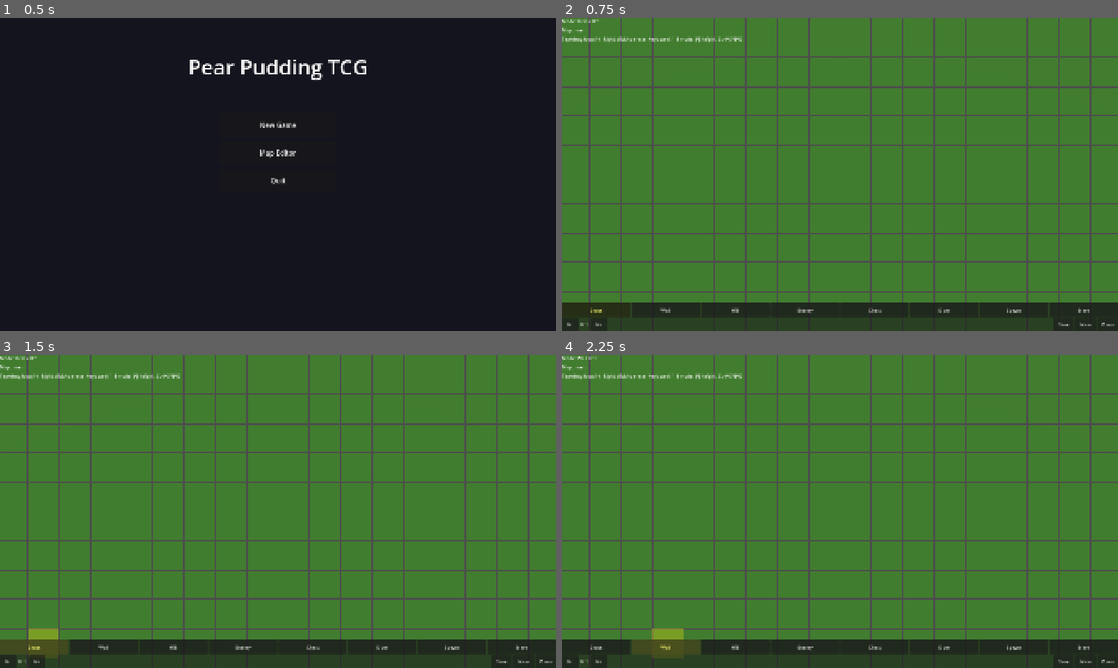
Above: before the commit, frames 1-4 (two rows, left to right).
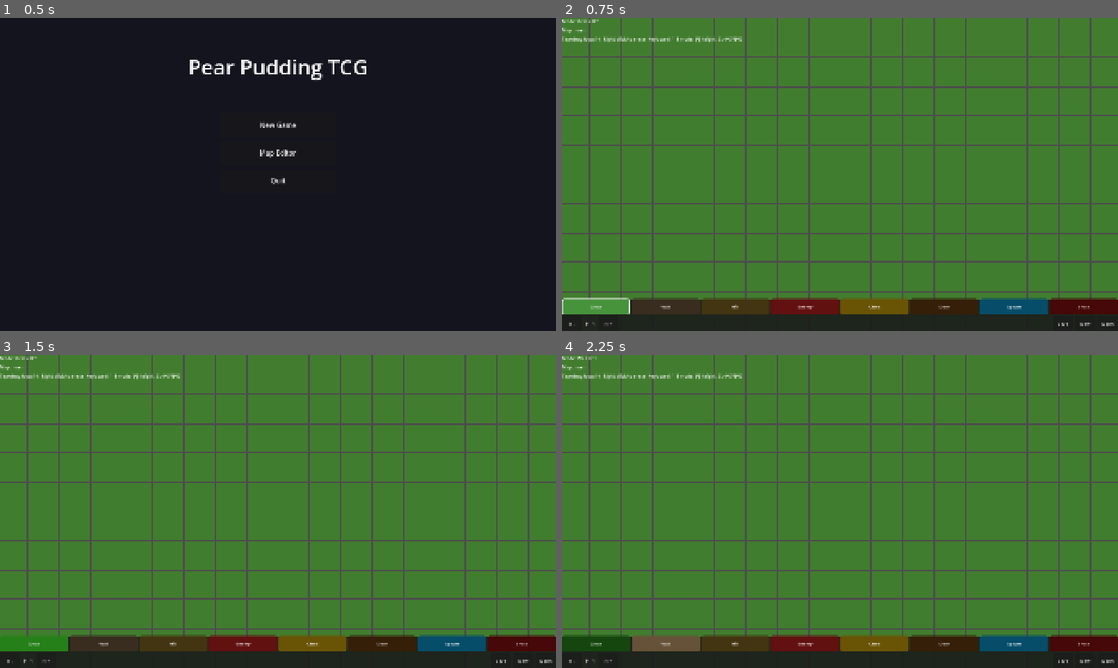
Above: after the commit, the same moments.

Repository: ChrisPauly97/pear-pudding-godot
Game: Godot game, scene res://scenes/ui/MenuScene.tscn
Two runs of this game, one before a commit and one after it. Both use one fixed random seed, a clock stepped at 60 frames per second and the inputs below.
Inputs:
- Up to frame 1 (0.5 s): no input
- Up to frame 2 (0.75 s): click "Map Editor" at 0.5 s
- Up to frame 3 (1.5 s): click "Grass" at 1.25 s
- Up to frame 4 (2.25 s): click "Wall" at 2 s

Frame 1 is identical in both runs. In frame 2, 7.7% of the frame differs, in the area x 0-100%, y 89-100%; in frame 3, 8.0%; in frame 4, 8.4%, in the area x 0-100%, y 87-100%.

Commit message:
Fix mobile editor: per-tile updates, proper button styles, unhandled input
Performance:
- Replace full _rebuild_visuals() on every paint with _update_tile_visual(tx, tz)
  that swaps only the one changed mesh — fixes drag lag on Android
- Shared materials created once in _ready instead of per-rebuild
- _last_painted_tile deduplication skips redundant paints when dragging over same tile

Button clarity:
- StyleBoxFlat per button with each mode's distinct color (dark when inactive, bright+white border when active)
- Larger touch targets: mode buttons 56px tall, control row 50px
- White font, larger font size (15-18px)

Touch correctness:
- Moved mouse/touch handling to _unhandled_input so tapping a toolbar button
  doesn't also fire a paint on the map tile underneath
- Touch release resets _last_painted_tile for clean next stroke

https://claude.ai/code/session_01PFAr8iKqUt12XUnJBoWqHV

Diff:
--- a/scenes/ui/MapEditorScene.gd
+++ b/scenes/ui/MapEditorScene.gd
@@ -6,6 +6,7 @@
 var _current_map_name: String = "main"
 var _paint_mode: int = 0  # 0=grass, 1=wall, 2=hill, 3=enemy, 4=chest, 5=door, 6=spawn, 7=erase
 var _paint_height: int = 1
+var _last_painted_tile: Vector2i = Vector2i(-1, -1)
 
 @onready var _camera: Camera3D = $Camera3D
 @onready var _hud: CanvasLayer = $HUD
@@ -16,16 +17,44 @@
 var _entity_markers: Node3D
 var _highlight_mesh: MeshInstance3D
 
+# Per-tile mesh lookup so we can update one tile without rebuilding all 10,000
+var _tile_mesh_map: Dictionary = {}
+
+# Shared materials created once
+var _grass_mat: StandardMaterial3D
+var _wall_mat: StandardMaterial3D
+var _hill_mat: StandardMaterial3D
+
 # Mobile toolbar
 var _toolbar: Control
 var _mode_buttons: Array[Button] = []
+var _btn_normal_styles: Array[StyleBoxFlat] = []
+var _btn_active_styles: Array[StyleBoxFlat] = []
 var _height_label: Label
+
+var _mode_colors: Array[Color] = [
+	Color(0.15, 0.5, 0.1),   # grass
+	Color(0.4, 0.32, 0.22),  # wall
+	Color(0.48, 0.38, 0.12), # hill
+	Color(0.7, 0.12, 0.12),  # enemy
+	Color(0.75, 0.6, 0.04),  # chest
+	Color(0.38, 0.22, 0.06), # door
+	Color(0.04, 0.55, 0.75), # spawn
+	Color(0.5, 0.06, 0.06),  # erase
+]
 
 func _ready() -> void:
 	_tile_meshes = Node3D.new()
 	add_child(_tile_meshes)
 	_entity_markers = Node3D.new()
 	add_child(_entity_markers)
+
+	_grass_mat = StandardMaterial3D.new()
+	_grass_mat.albedo_color = Color(0.3, 0.6, 0.2)
+	_wall_mat = StandardMaterial3D.new()
+	_wall_mat.albedo_color = Color(0.5, 0.4, 0.35)
+	_hill_mat = StandardMaterial3D.new()
+	_hill_mat.albedo_color = Color(0.5, 0.4, 0.2)
 
 	_create_highlight()
 	_load_map(_current_map_name)
@@ -49,37 +78,62 @@
 	_highlight_mesh.position.y = 0.05
 	add_child(_highlight_mesh)
 
+func _make_style(color: Color, border: bool) -> StyleBoxFlat:
+	var s := StyleBoxFlat.new()
+	s.bg_color = color
+	s.set_corner_radius_all(8)
+	s.content_margin_top = 6.0
+	s.content_margin_bottom = 6.0
+	s.content_margin_left = 4.0
+	s.content_margin_right = 4.0
+	if border:
+		s.border_width_top = 3
+		s.border_width_bottom = 3
+		s.border_width_left = 3
+		s.border_width_right = 3
+		s.border_color = Color.WHITE
+	return s
+
 func _build_mobile_toolbar() -> void:
 	_toolbar = PanelContainer.new()
 	_toolbar.set_anchors_preset(Control.PRESET_BOTTOM_WIDE)
 	_toolbar.grow_vertical = Control.GROW_DIRECTION_BEGIN
 
+	var panel_style := StyleBoxFlat.new()
+	panel_style.bg_color = Color(0.1, 0.1, 0.1, 0.88)
+	_toolbar.add_theme_stylebox_override("panel", panel_style)
+
 	var vbox := VBoxContainer.new()
-	vbox.add_theme_constant_override("separation", 4)
+	vbox.add_theme_constant_override("separation", 6)
+	vbox.add_theme_constant_override("margin_top", 6)
+	vbox.add_theme_constant_override("margin_bottom", 6)
+	vbox.add_theme_constant_override("margin_left", 6)
+	vbox.add_theme_constant_override("margin_right", 6)
 	_toolbar.add_child(vbox)
+
+	var mode_names: Array[String] = ["Grass", "Wall", "Hill", "Enemy", "Chest", "Door", "Spawn", "Erase"]
 
 	# Row 1: mode buttons
 	var mode_row := HBoxContainer.new()
-	mode_row.add_theme_constant_override("separation", 4)
+	mode_row.add_theme_constant_override("separation", 5)
 	vbox.add_child(mode_row)
 
-	var mode_names := ["Grass", "Wall", "Hill", "Enemy", "Chest", "Door", "Spawn", "Erase"]
-	var mode_colors := [
-		Color(0.3, 0.65, 0.25),   # grass green
-		Color(0.5, 0.4, 0.3),     # wall brown
-		Color(0.55, 0.45, 0.2),   # hill tan
-		Color(0.8, 0.2, 0.2),     # enemy red
-		Color(0.85, 0.7, 0.1),    # chest gold
-		Color(0.45, 0.28, 0.1),   # door brown
-		Color(0.1, 0.7, 0.85),    # spawn cyan
-		Color(0.5, 0.1, 0.1),     # erase dark red
-	]
-
 	for i in mode_names.size():
+		var col: Color = _mode_colors[i]
+		var normal_style := _make_style(col.darkened(0.45), false)
+		var active_style := _make_style(col.lightened(0.15), true)
+		_btn_normal_styles.append(normal_style)
+		_btn_active_styles.append(active_style)
+
 		var btn := Button.new()
 		btn.text = mode_names[i]
-		btn.custom_minimum_size = Vector2(72, 48)
+		btn.custom_minimum_size = Vector2(0, 56)
 		btn.size_flags_horizontal = Control.SIZE_EXPAND_FILL
+		btn.add_theme_stylebox_override("normal", normal_style)
+		btn.add_theme_stylebox_override("hover", _make_style(col, false))
+		btn.add_theme_stylebox_override("pressed", active_style)
+		btn.add_theme_color_override("font_color", Color.WHITE)
+		btn.add_theme_font_size_override("font_size", 15)
 		var idx := i
 		btn.pressed.connect(func(): _set_mode(idx))
 		_mode_buttons.append(btn)
@@ -87,25 +141,29 @@
 
 	# Row 2: height controls + file ops
 	var ctrl_row := HBoxContainer.new()
-	ctrl_row.add_theme_constant_override("separation", 4)
+	ctrl_row.add_theme_constant_override("separation", 5)
 	vbox.add_child(ctrl_row)
 
 	var h_minus := Button.new()
-	h_minus.text = "H-"
-	h_minus.custom_minimum_size = Vector2(56, 44)
+	h_minus.text = "H -"
+	h_minus.custom_minimum_size = Vector2(68, 50)
+	h_minus.add_theme_font_size_override("font_size", 16)
 	h_minus.pressed.connect(_height_down)
 	ctrl_row.add_child(h_minus)
 
 	_height_label = Label.new()
-	_height_label.text = "H:1"
-	_height_label.custom_minimum_size = Vector2(36, 44)
+	_height_label.text = "H: 1"
+	_height_label.custom_minimum_size = Vector2(48, 50)
 	_height_label.horizontal_alignment = HORIZONTAL_ALIGNMENT_CENTER
 	_height_label.vertical_alignment = VERTICAL_ALIGNMENT_CENTER
+	_height_label.add_theme_color_override("font_color", Color.WHITE)
+	_height_label.add_theme_font_size_override("font_size", 18)
 	ctrl_row.add_child(_height_label)
 
 	var h_plus := Button.new()
-	h_plus.text = "H+"
-	h_plus.custom_minimum_size = Vector2(56, 44)
+	h_plus.text = "H +"
+	h_plus.custom_minimum_size = Vector2(68, 50)
+	h_plus.add_theme_font_size_override("font_size", 16)
 	h_plus.pressed.connect(_height_up)
 	ctrl_row.add_child(h_plus)
 
@@ -113,23 +171,13 @@
 	spacer.size_flags_horizontal = Control.SIZE_EXPAND_FILL
 	ctrl_row.add_child(spacer)
 
-	var save_btn := Button.new()
-	save_btn.text = "Save"
-	save_btn.custom_minimum_size = Vector2(72, 44)
-	save_btn.pressed.connect(_save_map)
-	ctrl_row.add_child(save_btn)
-
-	var new_btn := Button.new()
-	new_btn.text = "New"
-	new_btn.custom_minimum_size = Vector2(72, 44)
-	new_btn.pressed.connect(_new_map_dialog)
-	ctrl_row.add_child(new_btn)
-
-	var open_btn := Button.new()
-	open_btn.text = "Open"
-	open_btn.custom_minimum_size = Vector2(72, 44)
-	open_btn.pressed.connect(_show_map_list)
-	ctrl_row.add_child(open_btn)
+	for pair in [["Save", _save_map], ["New", _new_map_dialog], ["Open", _show_map_list]]:
+		var btn := Button.new()
+		btn.text = pair[0]
+		btn.custom_minimum_size = Vector2(72, 50)
+		btn.add_theme_font_size_override("font_size", 16)
+		btn.pressed.connect(pair[1])
+		ctrl_row.add_child(btn)
 
 	_hud.add_child(_toolbar)
 	_refresh_mode_buttons()
@@ -143,18 +191,18 @@
 	for i in _mode_buttons.size():
 		var btn := _mode_buttons[i]
 		if i == _paint_mode:
-			btn.modulate = Color(1.4, 1.4, 0.5)
+			btn.add_theme_stylebox_override("normal", _btn_active_styles[i])
 		else:
-			btn.modulate = Color.WHITE
+			btn.add_theme_stylebox_override("normal", _btn_normal_styles[i])
 
 func _height_up() -> void:
 	_paint_height = min(_paint_height + 1, 4)
-	_height_label.text = "H:%d" % _paint_height
+	_height_label.text = "H: %d" % _paint_height
 	_update_hud()
 
 func _height_down() -> void:
 	_paint_height = max(_paint_height - 1, 1)
-	_height_label.text = "H:%d" % _paint_height
+	_height_label.text = "H: %d" % _paint_height
 	_update_hud()
 
 func _load_map(name: String) -> void:
@@ -166,47 +214,51 @@
 func _rebuild_visuals() -> void:
 	for c in _tile_meshes.get_children():
 		c.queue_free()
+	_tile_mesh_map.clear()
 	for c in _entity_markers.get_children():
 		c.queue_free()
 
-	var grass_mat := StandardMaterial3D.new()
-	grass_mat.albedo_color = Color(0.3, 0.6, 0.2)
-	var wall_mat := StandardMaterial3D.new()
-	wall_mat.albedo_color = Color(0.5, 0.4, 0.35)
-	var hill_mat := StandardMaterial3D.new()
-	hill_mat.albedo_color = Color(0.5, 0.4, 0.2)
-
 	for tz in range(WorldMap.MAP_HEIGHT):
 		for tx in range(WorldMap.MAP_WIDTH):
-			var tile := _world_map.get_tile(tx, tz)
-			var mi := MeshInstance3D.new()
-			var mesh: Mesh
-			if tile == WorldMap.TILE_WALL:
-				var h := _world_map.get_height(tx, tz)
-				var box := BoxMesh.new()
-				box.size = Vector3(IsoConst.TILE_SIZE * 0.95, h * 0.625, IsoConst.TILE_SIZE * 0.95)
-				mesh = box
-				mi.material_override = wall_mat
-				mi.position = Vector3(
-					tx * IsoConst.TILE_SIZE + IsoConst.TILE_SIZE * 0.5,
-					h * 0.625 * 0.5,
-					tz * IsoConst.TILE_SIZE + IsoConst.TILE_SIZE * 0.5
-				)
-			else:
-				var plane := PlaneMesh.new()
-				plane.size = Vector2(IsoConst.TILE_SIZE * 0.95, IsoConst.TILE_SIZE * 0.95)
-				mesh = plane
-				mi.material_override = hill_mat if tile == WorldMap.TILE_HILL else grass_mat
-				mi.position = Vector3(
-					tx * IsoConst.TILE_SIZE + IsoConst.TILE_SIZE * 0.5,
-					0.01,
-					tz * IsoConst.TILE_SIZE + IsoConst.TILE_SIZE * 0.5
-				)
-			mi.mesh = mesh
+			var mi := _make_tile_mesh(tx, tz)
 			_tile_meshes.add_child(mi)
-
-	# Entity markers
+			_tile_mesh_map[Vector2i(tx, tz)] = mi
+
 	_add_entity_markers()
+
+func _make_tile_mesh(tx: int, tz: int) -> MeshInstance3D:
+	var tile := _world_map.get_tile(tx, tz)
+	var mi := MeshInstance3D.new()
+	if tile == WorldMap.TILE_WALL:
+		var h := _world_map.get_height(tx, tz)
+		var box := BoxMesh.new()
+		box.size = Vector3(IsoConst.TILE_SIZE * 0.95, h * 0.625, IsoConst.TILE_SIZE * 0.95)
+		mi.mesh = box
+		mi.material_override = _wall_mat
+		mi.position = Vector3(
+			tx * IsoConst.TILE_SIZE + IsoConst.TILE_SIZE * 0.5,
+			h * 0.625 * 0.5,
+			tz * IsoConst.TILE_SIZE + IsoConst.TILE_SIZE * 0.5
+		)
+	else:
+		var plane := PlaneMesh.new()
+		plane.size = Vector2(IsoConst.TILE_SIZE * 0.95, IsoConst.TILE_SIZE * 0.95)
+		mi.mesh = plane
+		mi.material_override = _hill_mat if tile == WorldMap.TILE_HILL else _grass_mat
+		mi.position = Vector3(
+			tx * IsoConst.TILE_SIZE + IsoConst.TILE_SIZE * 0.5,
+			0.01,
+			tz * IsoConst.TILE_SIZE + IsoConst.TILE_SIZE * 0.5
+		)
+	return mi
+
+func _update_tile_visual(tx: int, tz: int) -> void:
+	var key := Vector2i(tx, tz)
+	if _tile_mesh_map.has(key):
+		(_tile_mesh_map[key] as MeshInstance3D).queue_free()
+	var mi := _make_tile_mesh(tx, tz)
+	_tile_meshes.add_child(mi)
+	_tile_mesh_map[key] = mi
 
 func _add_entity_markers() -> void:
 	for e in _world_map.enemies:
@@ -240,6 +292,7 @@
 	var modes := ["Grass", "Wall", "Hill", "Enemy", "Chest", "Door", "Spawn", "Erase"]
 	_mode_label.text = "Mode: %s  H:%d" % [modes[_paint_mode], _paint_height]
 
+# Keyboard shortcuts only
 func _input(event: InputEvent) -> void:
 	if event is InputEventKey and event.pressed:
 		match event.keycode:
@@ -257,10 +310,13 @@
 			KEY_N when event.ctrl_pressed: _new_map_dialog()
 			KEY_O when event.ctrl_pressed: _show_map_list()
 
+# Touch and mouse handled here so UI buttons don't also trigger a paint
+func _unhandled_input(event: InputEvent) -> void:
 	if event is InputEventMouseButton and event.pressed:
 		var tile := _screen_to_tile(event.position)
 		if tile.x >= 0:
 			if event.button_index == MOUSE_BUTTON_LEFT:
+				_last_painted_tile = Vector2i(-1, -1)
 				_paint_tile(tile.x, tile.y)
 			elif event.button_index == MOUSE_BUTTON_RIGHT:
 				_erase_tile(tile.x, tile.y)
@@ -268,28 +324,33 @@
 	if event is InputEventMouseMotion:
 		var tile := _screen_to_tile(event.position)
 		if tile.x >= 0:
-			_highlight_mesh.position = Vector3(
-				tile.x * IsoConst.TILE_SIZE + IsoConst.TILE_SIZE * 0.5,
-				0.05,
-				tile.y * IsoConst.TILE_SIZE + IsoConst.TILE_SIZE * 0.5
-			)
-
-	# Touch: tap to paint
-	if event is InputEventScreenTouch and event.pressed:
-		var tile := _screen_to_tile(event.position)
-		if tile.x >= 0:
-			_paint_tile(tile.x, tile.y)
-
-	# Touch: drag to paint continuously
+			_move_highlight(tile.x, tile.y)
+
+	# Tap to paint
+	if event is InputEventScreenTouch:
+		if event.pressed:
+			_last_painted_tile = Vector2i(-1, -1)
+			var tile := _screen_to_tile(event.position)
+			if tile.x >= 0:
+				_paint_tile(tile.x, tile.y)
+		else:
+			# Finger lifted — reset so next drag starts fresh
+			_last_painted_tile = Vector2i(-1, -1)
+
+	# Drag to paint — skips if same tile to avoid redundant mesh rebuilds
 	if event is InputEventScreenDrag:
 		var tile := _screen_to_tile(event.position)
 		if tile.x >= 0:
-			_highlight_mesh.position = Vector3(
-				tile.x * IsoConst.TILE_SIZE + IsoConst.TILE_SIZE * 0.5,
-				0.05,
-				tile.y * IsoConst.TILE_SIZE + IsoConst.TILE_SIZE * 0.5
-			)
-			_paint_tile(tile.x, tile.y)
+			_move_highlight(tile.x, tile.y)
+			if tile != _last_painted_tile:
+				_paint_tile(tile.x, tile.y)
+
+func _move_highlight(tx: int, tz: int) -> void:
+	_highlight_mesh.position = Vector3(
+		tx * IsoConst.TILE_SIZE + IsoConst.TILE_SIZE * 0.5,
+		0.05,
+		tz * IsoConst.TILE_SIZE + IsoConst.TILE_SIZE * 0.5
+	)
 
 func _screen_to_tile(screen_pos: Vector2) -> Vector2i:
 	var from := _camera.project_ray_origin(screen_pos)
@@ -305,16 +366,21 @@
 	return Vector2i(tx, tz)
 
 func _paint_tile(tx: int, tz: int) -> void:
+	_last_painted_tile = Vector2i(tx, tz)
+	var needs_entity_rebuild := false
 	match _paint_mode:
 		0:  # Grass
 			_world_map.set_tile(tx, tz, WorldMap.TILE_GRASS)
 			_world_map.set_height(tx, tz, 0)
+			_update_tile_visual(tx, tz)
 		1:  # Wall
 			_world_map.set_tile(tx, tz, WorldMap.TILE_WALL)
 			_world_map.set_height(tx, tz, _paint_height)
+			_update_tile_visual(tx, tz)
 		2:  # Hill
 			_world_map.set_tile(tx, tz, WorldMap.TILE_HILL)
 			_world_map.set_height(tx, tz, _paint_height)
+			_update_tile_visual(tx, tz)
 		3:  # Enemy
 			var wx := tx * IsoConst.TILE_SIZE + IsoConst.TILE_SIZE * 0.5
 			var wz := tz * IsoConst.TILE_SIZE + IsoConst.TILE_SIZE * 0.5
@@ -322,6 +388,7 @@
 				"id": "enemy_%d" % Time.get_ticks_msec(),
 				"x": wx, "z": wz, "alive": true, "tracking": true
 			})
+			needs_entity_rebuild = true
 		4:  # Chest
 			var wx := tx * IsoConst.TILE_SIZE + IsoConst.TILE_SIZE * 0.5
 			var wz := tz * IsoConst.TILE_SIZE + IsoConst.TILE_SIZE * 0.5
@@ -329,6 +396,7 @@
 				"id": "chest_%d" % Time.get_ticks_msec(),
 				"x": wx, "z": wz, "card_ids": ["ghost"], "opened": false
 			})
+			needs_entity_rebuild = true
 		5:  # Door
 			var wx := tx * IsoConst.TILE_SIZE + IsoConst.TILE_SIZE * 0.5
 			var wz := tz * IsoConst.TILE_SIZE + IsoConst.TILE_SIZE * 0.5
@@ -336,12 +404,18 @@
 				"id": "door_%d" % Time.get_ticks_msec(),
 				"x": wx, "z": wz, "target_map": "", "target_door_id": ""
 			})
+			needs_entity_rebuild = true
 		6:  # Spawn
 			_world_map.player_spawn_x = tx
 			_world_map.player_spawn_z = tz
+			needs_entity_rebuild = true
 		7:  # Erase
 			_erase_tile(tx, tz)
-	_rebuild_visuals()
+			return
+	if needs_entity_rebuild:
+		for c in _entity_markers.get_children():
+			c.queue_free()
+		_add_entity_markers()
 
 func _erase_tile(tx: int, tz: int) -> void:
 	_world_map.set_tile(tx, tz, WorldMap.TILE_GRASS)
@@ -351,7 +425,10 @@
 	_world_map.enemies = _world_map.enemies.filter(func(e): return abs(e["x"]-wx)>0.5 or abs(e["z"]-wz)>0.5)
 	_world_map.chests = _world_map.chests.filter(func(c): return abs(c["x"]-wx)>0.5 or abs(c["z"]-wz)>0.5)
 	_world_map.doors = _world_map.doors.filter(func(d): return abs(d["x"]-wx)>0.5 or abs(d["z"]-wz)>0.5)
-	_rebuild_visuals()
+	_update_tile_visual(tx, tz)
+	for c in _entity_markers.get_children():
+		c.queue_free()
+	_add_entity_markers()
 
 func _save_map() -> void:
 	var path := "user://maps/%s.txt" % _current_map_name
